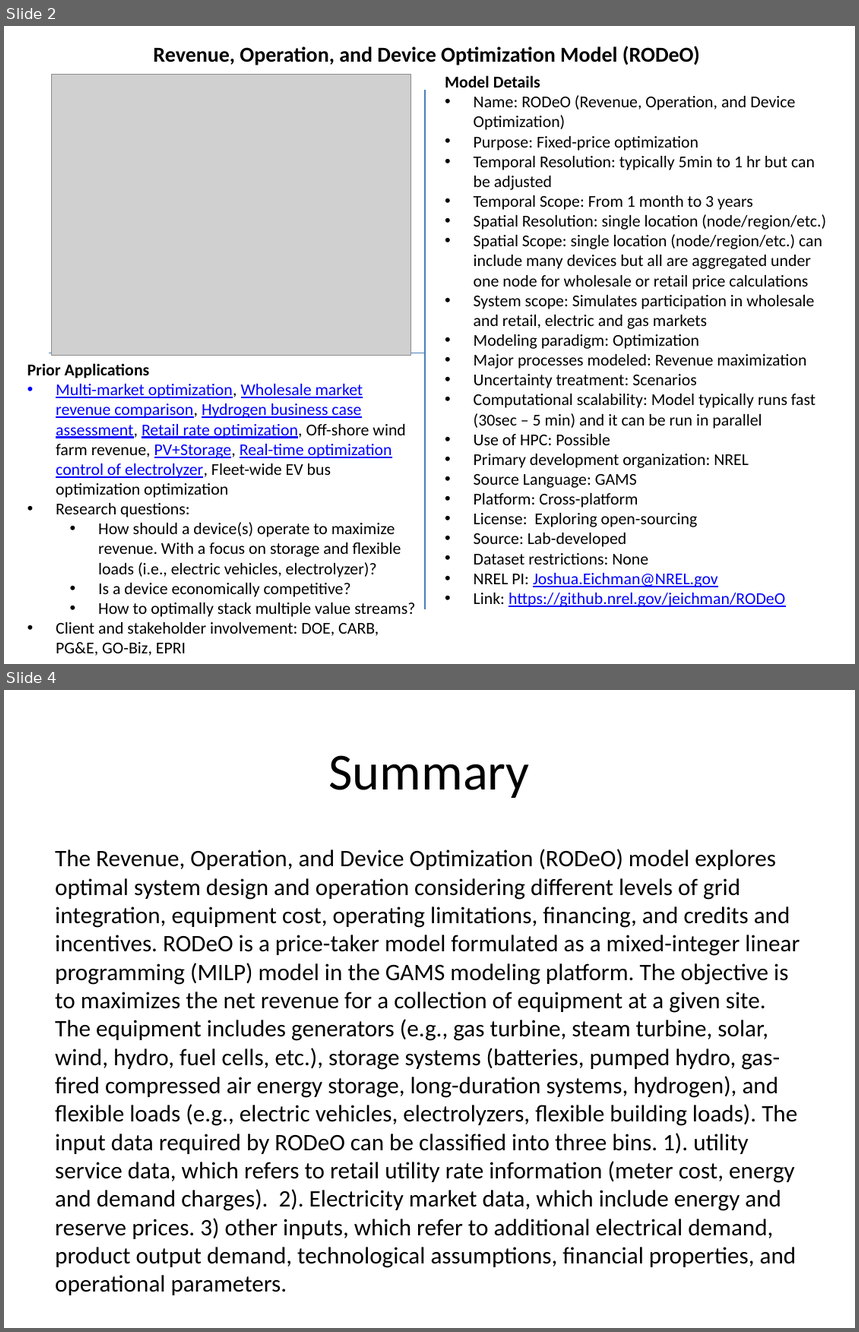
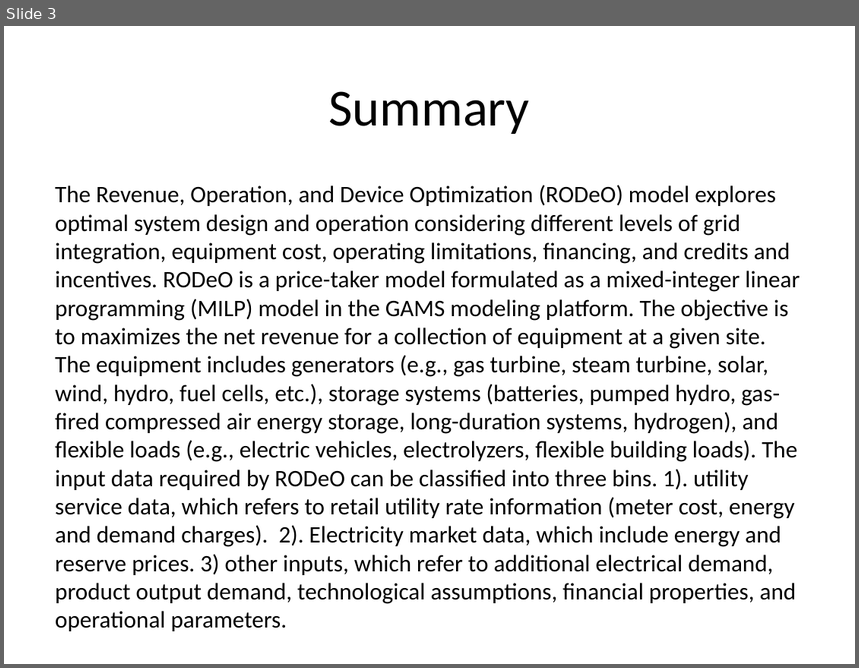
Before and after one commit to NREL/RODeO, a slide deck: Model Slide RODeO.pptx. Shown one above the other, each under a label of ours: slides 2 and 4 before the commit, slide 3 after it; the slides between them are not shown. The pictures are 859x1332 and 859x668 pixels, drawn with LibreOffice and Linux fonts; fonts in the diff are those of the drawing; grey boxes stand for pictures. Boxes give left, top, right and bottom in pixels: in the first picture for what was removed or moved away, otherwise in the second. Text is boxed around its words. In the diff, an @@ line names an element or a change of style, - is before the commit and + after.

Commit message:
Clean up before moving location

```diff
--- a/Model Slide RODeO.pptx
+++ b/Model Slide RODeO.pptx
@@ slide 2 removed at (x1=4, y1=26, x2=855, y2=664), background #FFFFFF @@
@@ text removed at (x1=153, y1=46, x2=700, y2=66) @@
-Revenue, Operation, and Device Optimization Model (RODeO)
@@ picture removed at (x1=52, y1=74, x2=411, y2=355) @@
@@ line removed from (425, 610) to (425, 90) @@
@@ text removed at (x1=445, y1=75, x2=826, y2=607) @@
-Model Details
-• Name: RODeO (Revenue, Operation, and Device Optimization)
-• Purpose: Fixed-price optimization
-• Temporal Resolution: typically 5min to 1 hr but can be adjusted
-• Temporal Scope: From 1 month to 3 years
-• Spatial Resolution: single location (node/region/etc.)
-• Spatial Scope: single location (node/region/etc.) can include many devices but all are aggregated under one node for wholesale or retail price calculations
-• System scope: Simulates participation in wholesale and retail, electric and gas markets
-• Modeling paradigm: Optimization
-• Major processes modeled: Revenue maximization
-• Uncertainty treatment: Scenarios
-• Computational scalability: Model typically runs fast (30sec – 5 min) and it can be run in parallel
-• Use of HPC: Possible
-• Primary development organization: NREL
-• Source Language: GAMS
-• Platform: Cross-platform
-• License: Exploring open-sourcing
-• Source: Lab-developed
-• Dataset restrictions: None
-• NREL PI: Joshua.Eichman@NREL.gov
-• Link: https://github.nrel.gov/jeichman/RODeO
@@ text removed at (x1=28, y1=363, x2=415, y2=656) @@
-Prior Applications
-• Multi-market optimization, Wholesale market revenue comparison, Hydrogen business case assessment, Retail rate optimization, Off-shore wind farm revenue, PV+Storage, Real-time optimization control of electrolyzer, Fleet-wide EV bus optimization optimization
-• Research questions:
-  • How should a device(s) operate to maximize revenue. With a focus on storage and flexible loads (i.e., electric vehicles, electrolyzer)?
-  • Is a device economically competitive?
-  • How to optimally stack multiple value streams?
-• Client and stakeholder involvement: DOE, CARB, PG&E, GO-Biz, EPRI
@@ line removed from (49, 353) to (425, 353) @@
@@ what was slide 4 is now slide 3 @@
```
Also in this commit, not shown: 1 slide changed, 3 other files.
